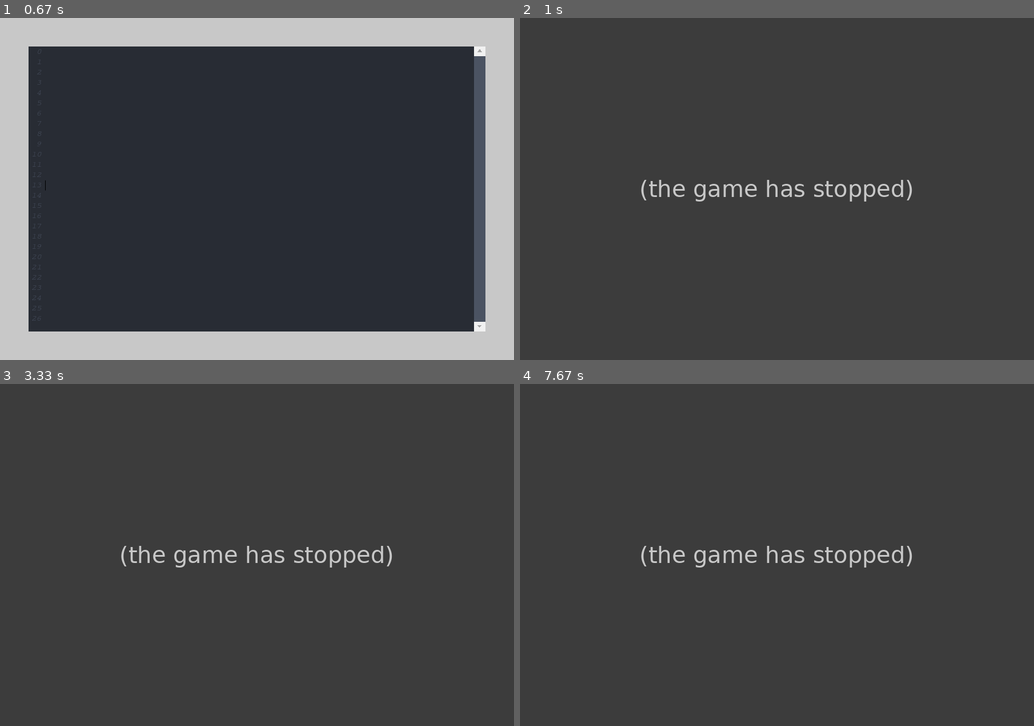
Above: before the commit, frames 1-4 (two rows, left to right).
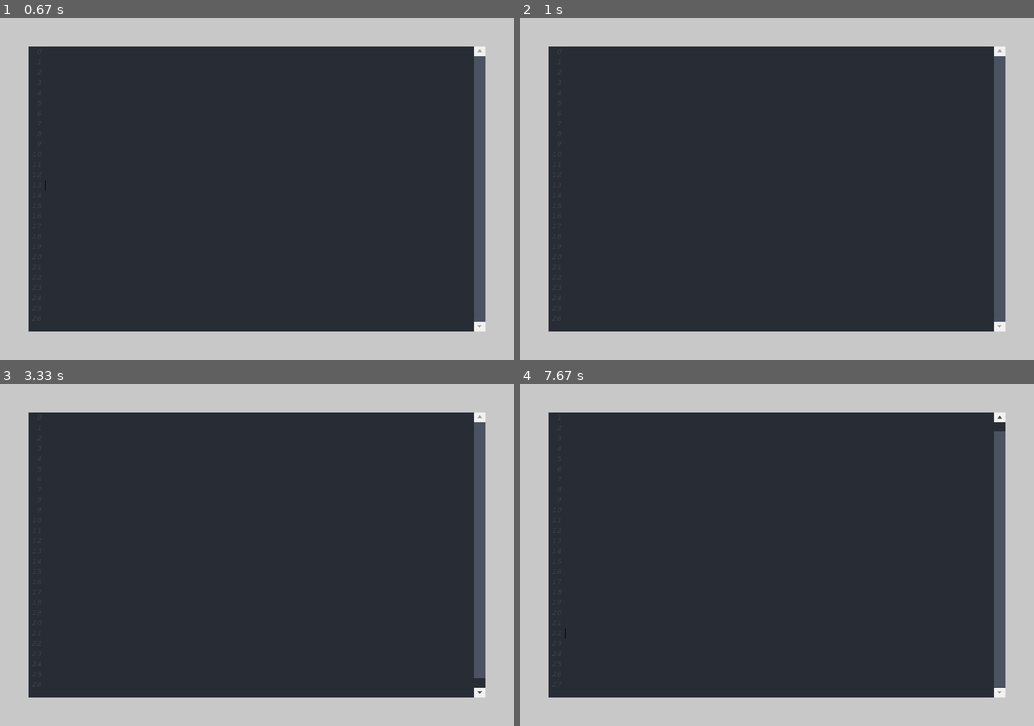
Above: after the commit, the same moments.

Repository: CribberSix/pygame-texteditor
Game: pygame game, started from how-to-use.py
Two runs of this game, one before a commit and one after it. Both use one fixed random seed, a clock stepped at 60 frames per second and the inputs below.
Inputs (mouse positions are in pixels of both pictures, inside the frame that each line leads up to):
- Up to frame 1 (0.67 s): press the mouse at (236, 202) at 0.37 s; move the mouse to (328, 192) at 0.47 s; release the mouse at (421, 178) at 0.6 s
- Up to frame 2 (1 s): press the mouse at (756, 202) at 0.7 s; move the mouse to (777, 247) at 0.8 s; release the mouse at (792, 291) at 0.93 s
- Up to frame 3 (3.33 s): hold Right 1-1.47 s; hold Up 1.5-1.8 s; tap Space at 1.57, 1.9, 2.2, 2.4, 2.7, 2.97 s; hold Right 1.83-2.3 s; hold Left 2.33-2.87 s; hold Down 2.9-3.2 s; tap Enter at 3.23 s
- Up to frame 4 (7.67 s): hold Left 3.57-3.97 s; tap Space at 3.63, 3.93, 4.07, 4.47, 4.77, 5.13, 5.53, 5.83, 6.03, 6.33, 6.53 s; hold Up 4-4.37 s; hold Right 4.4-5.03 s; hold Down 5.07-5.43 s; hold Left 5.47-5.93 s; hold Right 5.97-6.43 s; hold Up 6.47-6.77 s; click (998, 691) at 7.35 s; hold Left from 7.63 s (still down)

Frame 1 is identical in both runs. In frame 2, 29% of the frame differs, in the area x 0-100%, y 0-100%; in frame 3, 29%; in frame 4, 29%.
Error before the commit: NameError: name 'i' is not defined (_rendering_highlighting.py line 43); the game stopped at 0.8 s (later frames are placeholders)

Commit message:
bugfix for missing+unnecessary parameter

Diff:
--- a/pygametexteditor/_rendering_highlighting.py
+++ b/pygametexteditor/_rendering_highlighting.py
@@ -36,12 +36,12 @@
 
 def highlight_from_start_to_cursor(self, mouse_x, mouse_y) -> None:
     """
-    # Left sided highlight - start to cursor
+    # Left sided highlight - start to cursor (of cursor line)
     If the cursor is behind the last letter of the line, the entire line is highlighted
     """
     cursor_x, cursor_y = self.get_rect_coord_from_mouse(mouse_x, mouse_y)
-    end_x, end_y = self.get_rect_coord_from_indizes(self.drag_chosen_LineIndex_start + i,
-                                                    len(self.line_String_array[self.drag_chosen_LineIndex_start + i]))
+    end_x, end_y = self.get_rect_coord_from_indizes(self.get_line_index(mouse_y),
+                                                    len(self.line_String_array[self.get_line_index(mouse_y)]))
     # if cursor is behind a line, we can at max highlight until the last character
     actual_x = end_x if cursor_x > end_x else cursor_x
     pygame.draw.rect(self.screen, (0, 0, 0),
@@ -50,7 +50,7 @@
 
 def highlight_from_cursor_to_end(self, mouse_x, mouse_y) -> None:
     """
-    Right sided highlight - cursor to end
+    Right sided highlight - cursor to end (of cursor line)
     If the cursor is behind the last letter of the line, nothing is highlighted
     """
     cursor_x, cursor_y = self.get_rect_coord_from_mouse(mouse_x, mouse_y)
